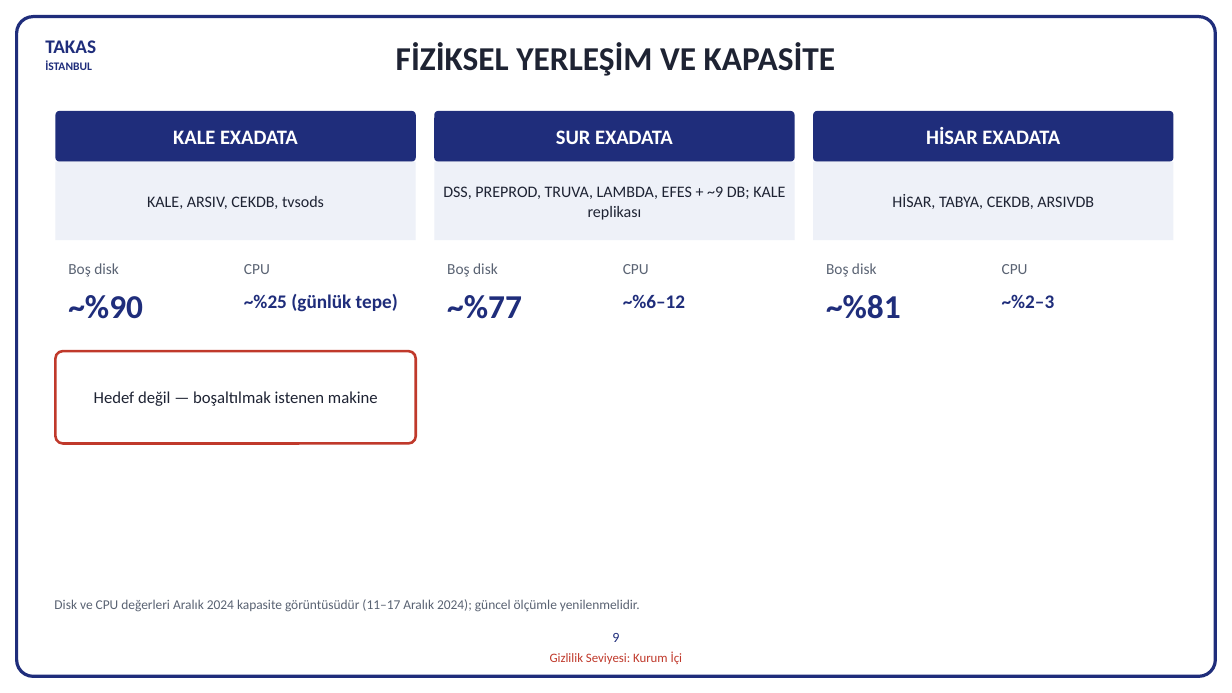
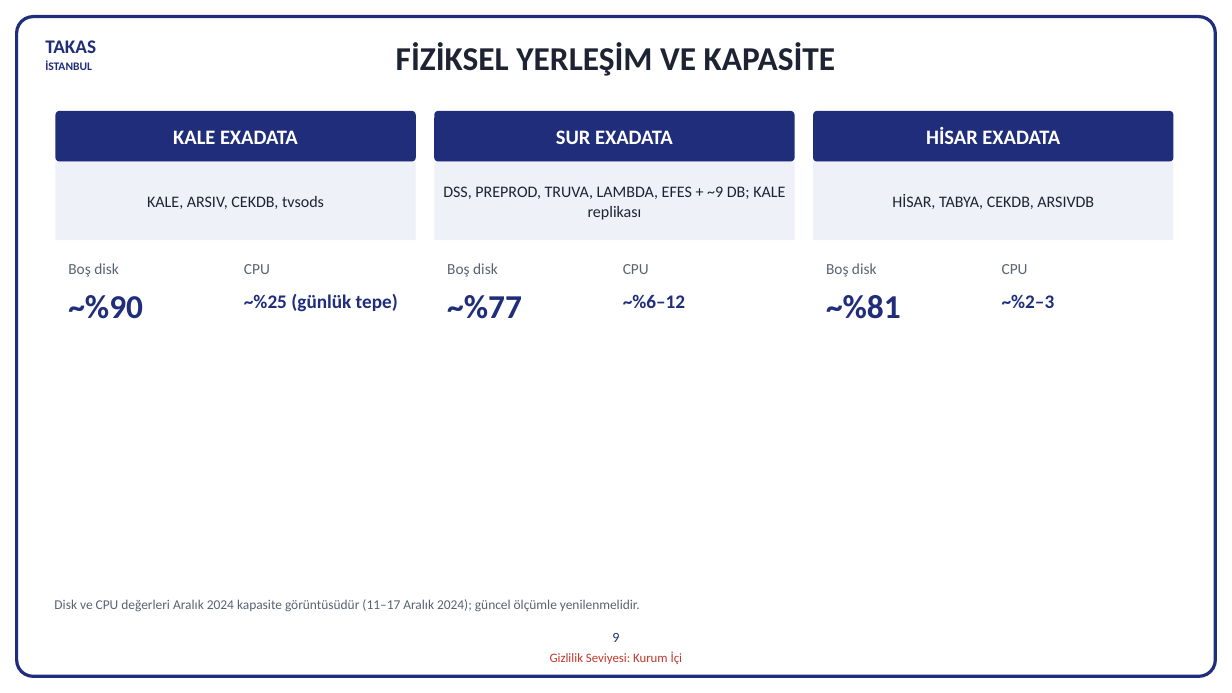
Before and after one commit to hanifidemirel0/Cursor-Projects, a slide deck: slide 9 of outputs/dwh-sunum-kasim-2026/5 - DWHSunum_Kasim2026.pptx. Drawn at 1232x693 pixels with LibreOffice and Linux fonts; fonts in the diff are those of the drawing. Boxes give left, top, right and bottom in pixels: in the first picture for what was removed or moved away, otherwise in the second. Text is boxed around its words. In the diff, an @@ line names an element or a change of style, - is before the commit and + after.

```diff
--- a/outputs/dwh-sunum-kasim-2026/5 - DWHSunum_Kasim2026.pptx
+++ b/outputs/dwh-sunum-kasim-2026/5 - DWHSunum_Kasim2026.pptx
@@ rounded rectangle removed at (x1=55, y1=351, x2=416, y2=444) @@
-Hedef değil — boşaltılmak istenen makine
```
Also in this commit, not shown: 2 other files.
